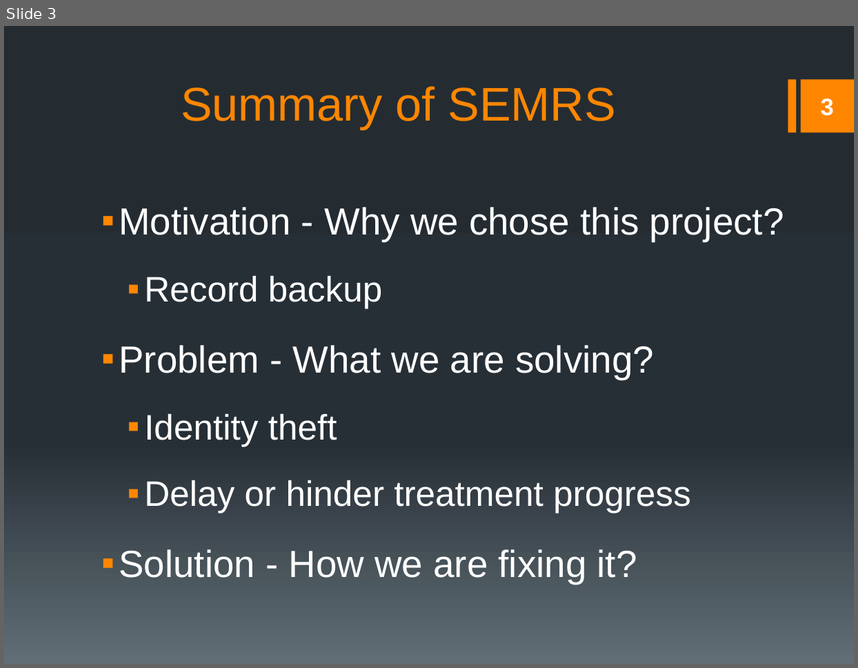
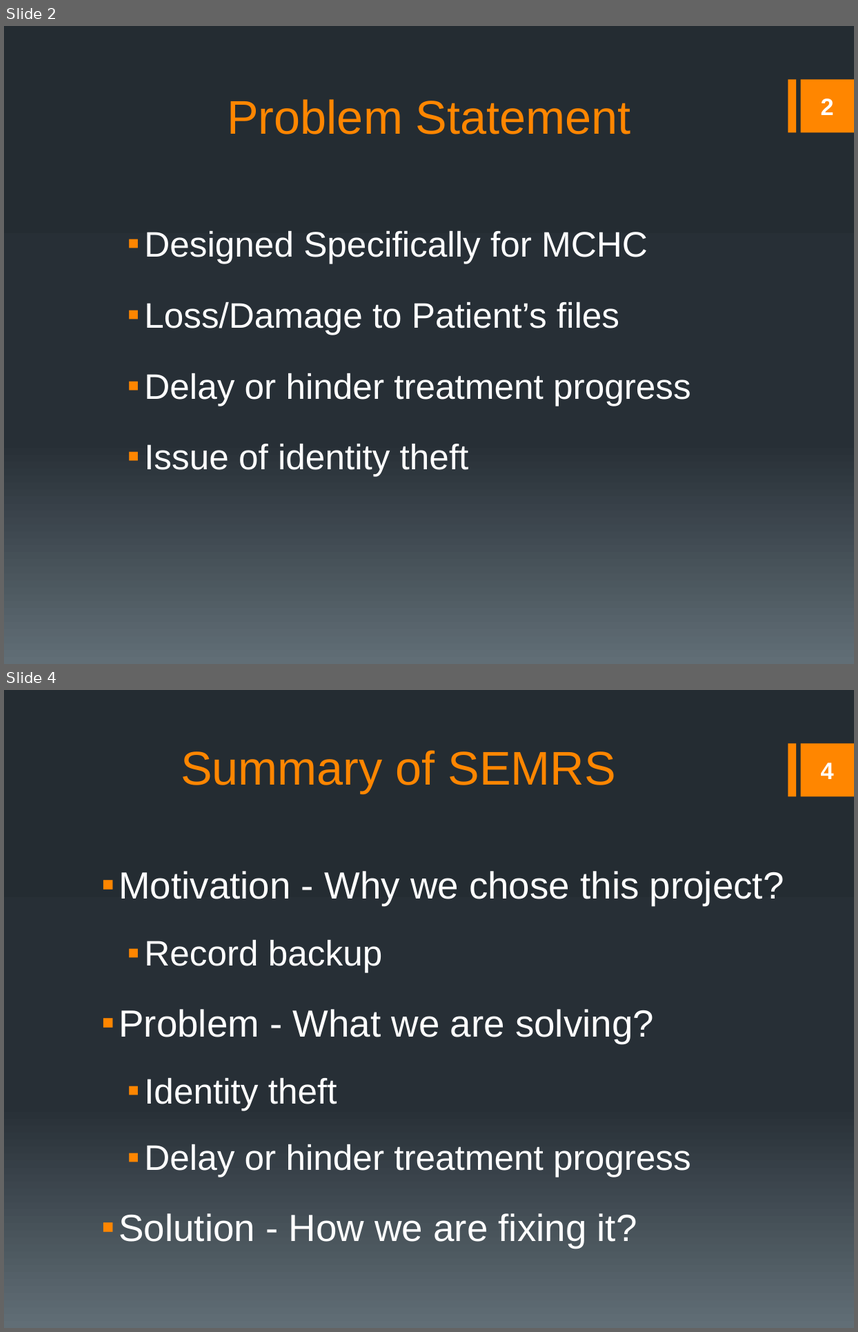
Before and after one commit to rmkane/semrs, a slide deck: Documentation/Final_Presentation.pptx. Shown one above the other, each under a label of ours: slide 3 before the commit, slides 2 and 4 after it; the slides between them are not shown. The pictures are 858x668 and 858x1332 pixels, drawn with LibreOffice and Linux fonts; fonts in the diff are those of the drawing. Boxes give left, top, right and bottom in pixels: in the first picture for what was removed or moved away, otherwise in the second. Text is boxed around its words. In the diff, an @@ line names an element or a change of style, - is before the commit and + after.

```diff
--- a/Documentation/Final_Presentation.pptx
+++ b/Documentation/Final_Presentation.pptx
@@ slide 2 added at bbox=[4, 26, 854, 664], background gradient #242C33 to #273037 to #636D76; not listed: 2 template elements that a slide beside it also shows @@
@@ title added at bbox=[227, 99, 631, 134], 40 pt, text #FF8600 @@
+Problem Statement
@@ page number added at bbox=[821, 98, 834, 115], 20 pt, text #FFFFFF, bold @@
+2
@@ text added at bbox=[144, 231, 691, 476], 30 pt, text #FFFFFF @@
+  ▪ Designed Specifically for MCHC
+  ▪ Loss/Damage to Patient’s files
+  ▪ Delay or hinder treatment progress
+  ▪ Issue of identity theft
@@ what was slide 3 is now slide 4 @@
@@ page number at bbox=[821, 762, 834, 779]: text changed @@
-3
+4
```
Also in this commit, not shown: 3 slides changed, 4 other slides added, 2 slides removed, 1 other file.
